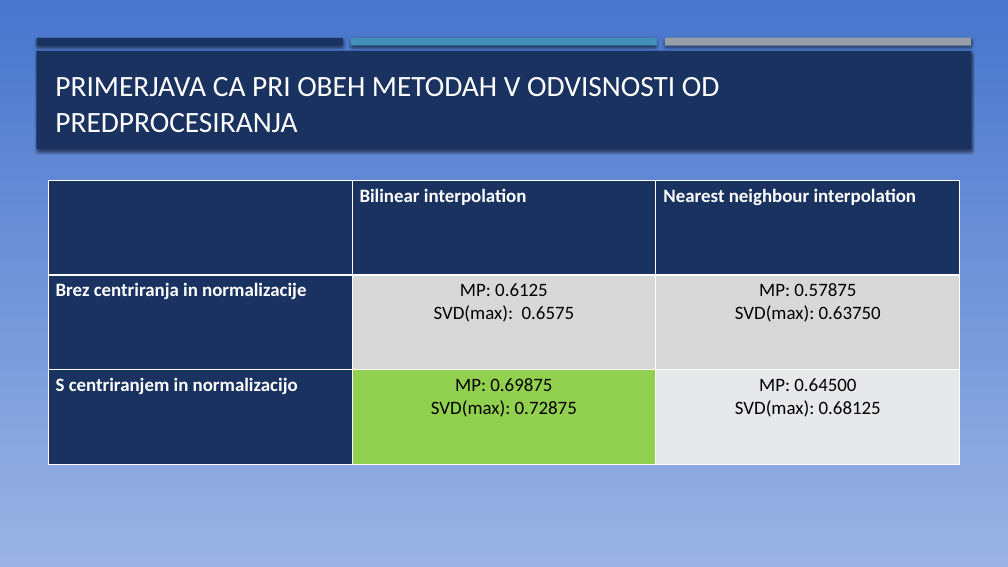
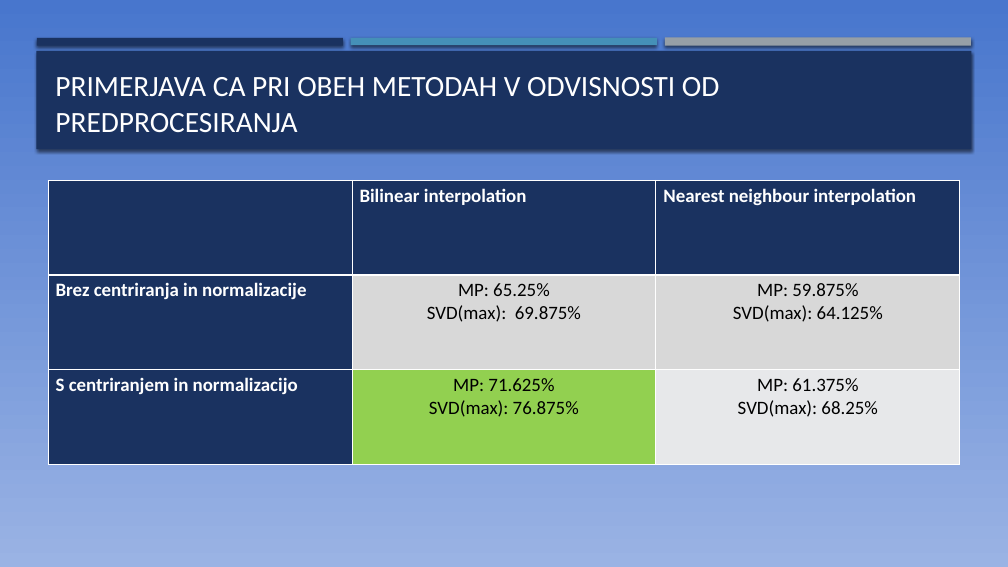
Before and after one commit to KalcMatej99/MM-Project, a slide deck: slide 6 of Prepoznavanje ročno napisanih števk.pptx. Drawn at 1008x567 pixels with LibreOffice and Linux fonts; fonts in the diff are those of the drawing. Boxes give left, top, right and bottom in pixels: in the first picture for what was removed or moved away, otherwise in the second. Text is boxed around its words. In the diff, an @@ line names an element or a change of style, - is before the commit and + after.

Commit message:
Updated presentation

```diff
--- a/Prepoznavanje ročno napisanih števk.pptx
+++ b/Prepoznavanje ročno napisanih števk.pptx
@@ table at (x1=48, y1=181, x2=960, y2=465) @@
-row 2, column 2: MP: 0.6125 / SVD(max): 0.6575
+row 2, column 2: MP: 65.25% / SVD(max): 69.875%
-row 2, column 3: MP: 0.57875 / SVD(max): 0.63750
+row 2, column 3: MP: 59.875% / SVD(max): 64.125%
-row 3, column 2: MP: 0.69875 / SVD(max): 0.72875
+row 3, column 2: MP: 71.625% / SVD(max): 76.875%
-row 3, column 3: MP: 0.64500 / SVD(max): 0.68125
+row 3, column 3: MP: 61.375% / SVD(max): 68.25%
```
Also in this commit, not shown: 1 other file.
